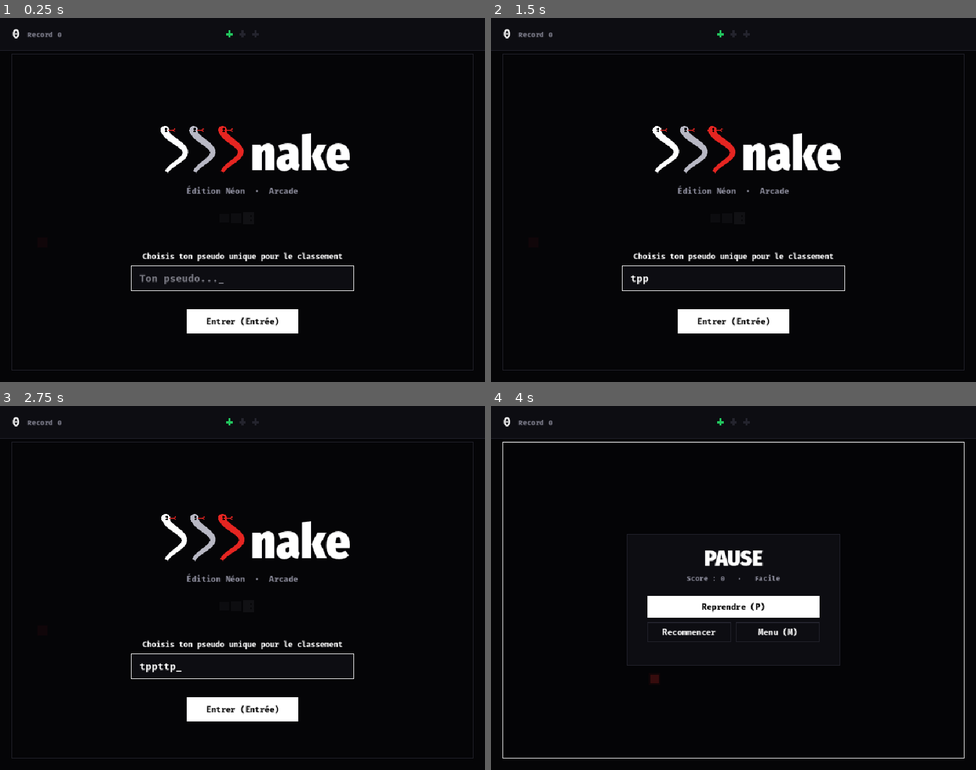
Above: before the commit, frames 1-4 (two rows, left to right).
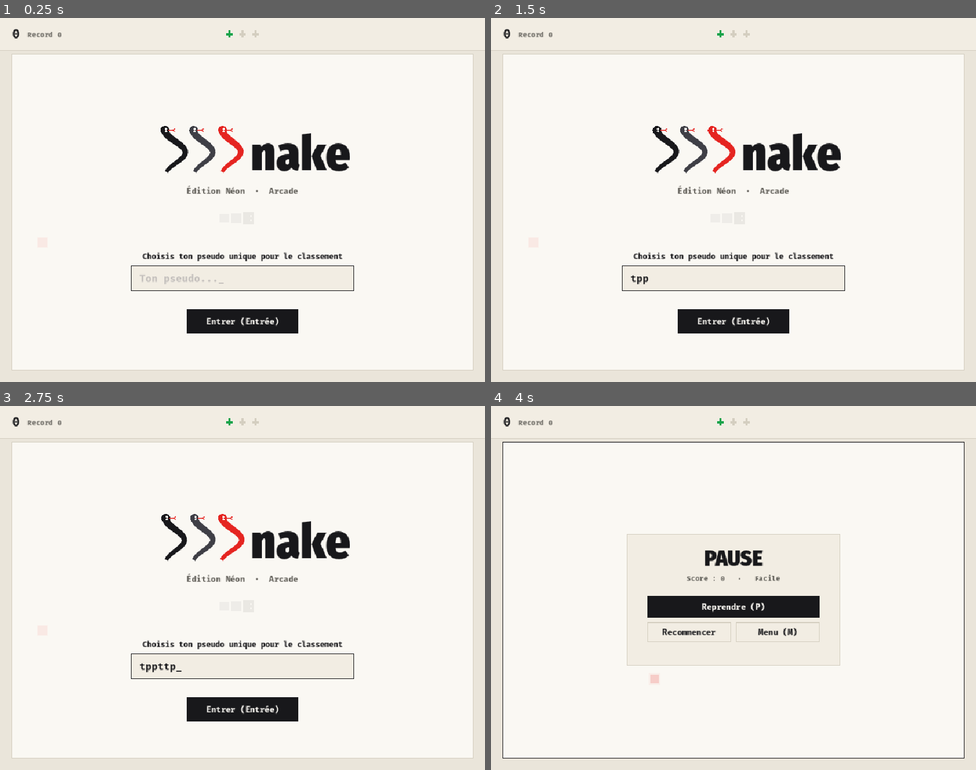
Above: after the commit, the same moments.

Repository: shinkiflinn-ops/snake
Game: Godot game, scene res://node_2d.tscn
Same seed, same stepped clock (60 frames per second), same inputs: the game is played once before the commit and once after it.
Inputs (mouse positions are in pixels of both pictures, inside the frame that each line leads up to):
- Up to frame 1 (0.25 s): no input
- Up to frame 2 (1.5 s): tap Enter at 0.5 s; move the mouse to (840, 181) at 0.52 s; hold Right 0.53-1.28 s; tap T at 0.6 s; click (840, 181) at 0.67 s; tap Space at 0.77 s; tap P at 0.8, 1.35 s; move the mouse to (636, 218) at 1.27 s; hold Down from 1.28 s (still down)
- Up to frame 3 (2.75 s): tap Space at 1.52 s; tap T at 1.55, 2.1 s; move the mouse to (291, 507) at 2.02 s; release Down at 2.03 s; hold Right from 2.03 s (still down); tap P at 2.3 s
- Up to frame 4 (4 s): move the mouse to (709, 660) at 2.77 s; release Right at 2.78 s; hold Up 2.78-3.53 s; tap P at 2.85, 3.8 s; click (709, 660) at 2.92 s; tap Space at 3.02, 3.77 s; tap T at 3.05 s; move the mouse to (879, 642) at 3.52 s; hold Left from 3.53 s (still down); tap Enter at 3.6 s

The runs differ from the first frame. In frame 1, 100% of the frame differs, in the area x 0-100%, y 0-100%; in frame 2, 100%; in frame 3, 100%; in frame 4, 100%.

Commit message:
Add 4 selectable color themes (Papier Creme, Bleu Nuit, Vert Sauge, Sable & Terracotta)

Diff:
--- a/snake.gd
+++ b/snake.gd
@@ -44,27 +44,133 @@
 	TypeBonus.VIE: 10,
 }
 
-# Palette de couleurs (tokens Hallmark : surfaces, bordures, texte, accents)
-const COULEUR_FOND := Color("#050507")
-const COULEUR_FOND_ARENE := Color("#000000")
-const COULEUR_SURFACE_UI := Color("#0d0d12")
-const COULEUR_SURFACE_SURVOL := Color("#16161f")
-const COULEUR_BORDURE_SUBTILE := Color("#23232d")
-const COULEUR_BORDURE := Color("#ffffff")
-const COULEUR_TETE := Color("#ffffff")
-const COULEUR_CORPS := Color("#b8b8c4")
-const COULEUR_CONSOMMABLE := Color("#e52521")
-const COULEUR_BOUCLIER := Color("#38bdf8")
-const COULEUR_VIE := Color("#22c55e")
-const COULEUR_FANTOME := Color("#a855f7")
-const COULEUR_COMBO_X2 := Color("#facc15")
-const COULEUR_RALENTI := Color("#f472b6")
-const COULEUR_CISEAUX := Color("#fb923c")
-const COULEUR_ENNEMI_TETE := Color("#ff2a2a")
-const COULEUR_ENNEMI_CORPS := Color("#991b1b")
-const COULEUR_TEXTE := Color("#ffffff")
-const COULEUR_TEXTE_MUTED := Color("#8a8a99")
-const COULEUR_TEXTE_INACTIF := Color("#444452")
+# Thèmes visuels (4 palettes complètes testables en direct avec T ou le bouton Thème)
+const THEMES := [
+	{
+		"nom": "Papier Crème",
+		"fond": Color("#eae5da"),
+		"arene": Color("#faf8f3"),
+		"surface": Color("#f2ede3"),
+		"survol": Color("#e5dfd2"),
+		"bordure_subtile": Color("#d4cec0"),
+		"bordure": Color("#18181b"),
+		"tete": Color("#18181b"),
+		"corps": Color("#3f3f46"),
+		"corps_fin": Color("#71717a"),
+		"oeil": Color("#faf8f3"),
+		"texte": Color("#18181b"),
+		"texte_muted": Color("#62605a"),
+		"texte_inactif": Color("#a8a29e"),
+		"overlay": Color(0.98, 0.97, 0.95, 0.93),
+		"bouton_prim_texte": Color("#faf8f3"),
+		"contour_bonus": Color("#18181b"),
+		"bouclier": Color("#0284c7"),
+		"vie": Color("#16a34a"),
+		"combo": Color("#d97706"),
+		"ralenti": Color("#db2777"),
+		"ciseaux": Color("#ea580c"),
+	},
+	{
+		"nom": "Bleu Nuit",
+		"fond": Color("#090e1a"),
+		"arene": Color("#0f172a"),
+		"surface": Color("#162036"),
+		"survol": Color("#1e293b"),
+		"bordure_subtile": Color("#28354d"),
+		"bordure": Color("#e2e8f0"),
+		"tete": Color("#f8fafc"),
+		"corps": Color("#cbd5e1"),
+		"corps_fin": Color("#64748b"),
+		"oeil": Color("#0f172a"),
+		"texte": Color("#f8fafc"),
+		"texte_muted": Color("#94a3b8"),
+		"texte_inactif": Color("#475569"),
+		"overlay": Color(0.06, 0.09, 0.16, 0.92),
+		"bouton_prim_texte": Color("#0f172a"),
+		"contour_bonus": Color("#f8fafc"),
+		"bouclier": Color("#38bdf8"),
+		"vie": Color("#22c55e"),
+		"combo": Color("#facc15"),
+		"ralenti": Color("#f472b6"),
+		"ciseaux": Color("#fb923c"),
+	},
+	{
+		"nom": "Vert Sauge",
+		"fond": Color("#dfe9e1"),
+		"arene": Color("#f5f9f5"),
+		"surface": Color("#e8f0e9"),
+		"survol": Color("#dae6dc"),
+		"bordure_subtile": Color("#c2d2c5"),
+		"bordure": Color("#14532d"),
+		"tete": Color("#14532d"),
+		"corps": Color("#166534"),
+		"corps_fin": Color("#4d7c5d"),
+		"oeil": Color("#f5f9f5"),
+		"texte": Color("#123524"),
+		"texte_muted": Color("#4a6b56"),
+		"texte_inactif": Color("#94ad9b"),
+		"overlay": Color(0.96, 0.98, 0.96, 0.93),
+		"bouton_prim_texte": Color("#f5f9f5"),
+		"contour_bonus": Color("#14532d"),
+		"bouclier": Color("#0284c7"),
+		"vie": Color("#15803d"),
+		"combo": Color("#d97706"),
+		"ralenti": Color("#db2777"),
+		"ciseaux": Color("#ea580c"),
+	},
+	{
+		"nom": "Sable & Terracotta",
+		"fond": Color("#e6ddd0"),
+		"arene": Color("#f8f4ec"),
+		"surface": Color("#eee7db"),
+		"survol": Color("#e2d9c9"),
+		"bordure_subtile": Color("#d0c5b4"),
+		"bordure": Color("#292524"),
+		"tete": Color("#292524"),
+		"corps": Color("#57534e"),
+		"corps_fin": Color("#8c857e"),
+		"oeil": Color("#f8f4ec"),
+		"texte": Color("#292524"),
+		"texte_muted": Color("#78716c"),
+		"texte_inactif": Color("#b5aca1"),
+		"overlay": Color(0.97, 0.96, 0.93, 0.93),
+		"bouton_prim_texte": Color("#f8f4ec"),
+		"contour_bonus": Color("#292524"),
+		"bouclier": Color("#0369a1"),
+		"vie": Color("#15803d"),
+		"combo": Color("#b45309"),
+		"ralenti": Color("#be185d"),
+		"ciseaux": Color("#c2410c"),
+	},
+]
+
+# Tokens actifs du thème courant
+var index_theme := 0
+var COULEUR_FOND := Color("#eae5da")
+var COULEUR_FOND_ARENE := Color("#faf8f3")
+var COULEUR_SURFACE_UI := Color("#f2ede3")
+var COULEUR_SURFACE_SURVOL := Color("#e5dfd2")
+var COULEUR_BORDURE_SUBTILE := Color("#d4cec0")
+var COULEUR_BORDURE := Color("#18181b")
+var COULEUR_TETE := Color("#18181b")
+var COULEUR_CORPS := Color("#3f3f46")
+var COULEUR_CORPS_FIN := Color("#71717a")
+var COULEUR_OEIL := Color("#faf8f3")
+var COULEUR_CONSOMMABLE := Color("#e52521")
+var COULEUR_BOUCLIER := Color("#0284c7")
+var COULEUR_VIE := Color("#16a34a")
+var COULEUR_FANTOME := Color("#9333ea")
+var COULEUR_COMBO_X2 := Color("#d97706")
+var COULEUR_RALENTI := Color("#db2777")
+var COULEUR_CISEAUX := Color("#ea580c")
+var COULEUR_ENNEMI_TETE := Color("#ff2a2a")
+var COULEUR_ENNEMI_CORPS := Color("#991b1b")
+var COULEUR_TEXTE := Color("#18181b")
+var COULEUR_TEXTE_MUTED := Color("#62605a")
+var COULEUR_TEXTE_INACTIF := Color("#a8a29e")
+var COULEUR_OVERLAY := Color(0.98, 0.97, 0.95, 0.93)
+var COULEUR_BOUTON_PRIM_TEXTE := Color("#faf8f3")
+var COULEUR_CONTOUR_BONUS := Color("#18181b")
 const CHEMIN_SAUVEGARDE := "user://snake_save.cfg"
 const CHEMIN_CLASSEMENT := "user://snake_classement.json"
 const URL_FIREBASE_DB := ""  # Optionnel : URL Firebase Realtime DB pour synchro en ligne
@@ -141,11 +247,38 @@
 var survol_action := ""
 
 
+func _appliquer_theme(idx: int) -> void:
+	index_theme = posmod(idx, THEMES.size())
+	var t: Dictionary = THEMES[index_theme]
+	COULEUR_FOND = t["fond"]
+	COULEUR_FOND_ARENE = t["arene"]
+	COULEUR_SURFACE_UI = t["surface"]
+	COULEUR_SURFACE_SURVOL = t["survol"]
+	COULEUR_BORDURE_SUBTILE = t["bordure_subtile"]
+	COULEUR_BORDURE = t["bordure"]
+	COULEUR_TETE = t["tete"]
+	COULEUR_CORPS = t["corps"]
+	COULEUR_CORPS_FIN = t["corps_fin"]
+	COULEUR_OEIL = t["oeil"]
+	COULEUR_TEXTE = t["texte"]
+	COULEUR_TEXTE_MUTED = t["texte_muted"]
+	COULEUR_TEXTE_INACTIF = t["texte_inactif"]
+	COULEUR_OVERLAY = t["overlay"]
+	COULEUR_BOUTON_PRIM_TEXTE = t["bouton_prim_texte"]
+	COULEUR_CONTOUR_BONUS = t["contour_bonus"]
+	COULEUR_BOUCLIER = t["bouclier"]
+	COULEUR_VIE = t["vie"]
+	COULEUR_COMBO_X2 = t["combo"]
+	COULEUR_RALENTI = t["ralenti"]
+	COULEUR_CISEAUX = t["ciseaux"]
+	RenderingServer.set_default_clear_color(COULEUR_FOND)
+
+
 func _ready() -> void:
-	RenderingServer.set_default_clear_color(COULEUR_FOND)
 	police_ui = load("res://fonts/FiraMono-Bold.otf") if ResourceLoader.exists("res://fonts/FiraMono-Bold.otf") else ThemeDB.fallback_font
 	police_titre = load("res://fonts/FiraSansCondensed-Heavy.otf") if ResourceLoader.exists("res://fonts/FiraSansCondensed-Heavy.otf") else police_ui
 	_charger_meilleur_score()
+	_appliquer_theme(index_theme)
 	_charger_classement_local()
 	_initialiser_audio()
 
@@ -482,6 +615,11 @@
 			_actualiser_classement()
 			_jouer_son(son_demarrer, 1.1)
 			queue_redraw()
+		"theme":
+			_appliquer_theme(index_theme + 1)
+			_sauvegarder_meilleur_score()
+			_jouer_son(son_demarrer, 1.0 + index_theme * 0.06)
+			queue_redraw()
 		"jouer", "rejouer":
 			minuteur.paused = false
 			minuteur_bonus.paused = false
@@ -540,6 +678,9 @@
 		if evenement.physical_keycode == KEY_C:
 			_executer_action_ui("classement")
 			return
+		if evenement.physical_keycode == KEY_T:
+			_executer_action_ui("theme")
+			return
 		if evenement.keycode == KEY_ENTER or evenement.keycode == KEY_SPACE:
 			_executer_action_ui("jouer")
 		return
@@ -566,6 +707,10 @@
 
 	if evenement.keycode == KEY_P or evenement.keycode == KEY_ESCAPE:
 		_basculer_pause()
+		return
+
+	if evenement.physical_keycode == KEY_T:
+		_executer_action_ui("theme")
 		return
 
 	if etat_jeu == EtatJeu.PAUSE:
@@ -897,6 +1042,7 @@
 	var config := ConfigFile.new()
 	if config.load(CHEMIN_SAUVEGARDE) == OK:
 		pseudo_joueur = str(config.get_value("joueur", "pseudo", "")).strip_edges()
+		index_theme = clampi(int(config.get_value("prefs", "theme", 0)), 0, THEMES.size() - 1)
 		meilleurs_scores[Difficulte.FACILE] = int(config.get_value("scores", "facile", config.get_value("scores", "meilleur", 0)))
 		meilleurs_scores[Difficulte.DIFFICILE] = int(config.get_value("scores", "difficile", 0))
 	meilleur_score = int(meilleurs_scores[difficulte])
@@ -905,6 +1051,7 @@
 func _sauvegarder_meilleur_score() -> void:
 	var config := ConfigFile.new()
 	config.set_value("joueur", "pseudo", pseudo_joueur)
+	config.set_value("prefs", "theme", index_theme)
 	config.set_value("scores", "facile", meilleurs_scores[Difficulte.FACILE])
 	config.set_value("scores", "difficile", meilleurs_scores[Difficulte.DIFFICILE])
 	config.save(CHEMIN_SAUVEGARDE)
@@ -1206,7 +1353,7 @@
 			])
 			draw_colored_polygon(losange, COULEUR_BOUCLIER)
 			var contour := PackedVector2Array([losange[0], losange[1], losange[2], losange[3], losange[0]])
-			draw_polyline(contour, COULEUR_TETE, 1.5, true)
+			draw_polyline(contour, COULEUR_CONTOUR_BONUS, 1.5, true)
 		TypeBonus.VIE:
 			# Croix verte (+)
 			var epaisseur := demi * 0.6
@@ -1214,9 +1361,9 @@
 			draw_rect(Rect2(centre.x - epaisseur * 0.5, centre.y - longueur * 0.5, epaisseur, longueur), COULEUR_VIE)
 			draw_rect(Rect2(centre.x - longueur * 0.5, centre.y - epaisseur * 0.5, longueur, epaisseur), COULEUR_VIE)
 		TypeBonus.FANTOME:
-			# Anneau violet (cercle creux) avec point central blanc
+			# Anneau violet (cercle creux) avec point central contrasté
 			draw_arc(centre, demi - 1.0, 0.0, TAU, 24, COULEUR_FANTOME, 3.0, true)
-			draw_circle(centre, 2.5, COULEUR_TETE)
+			draw_circle(centre, 2.5, COULEUR_CONTOUR_BONUS)
 		TypeBonus.COMBO_X2:
 			# Triangle doré pointé vers le haut
 			var triangle := PackedVector2Array([
@@ -1226,7 +1373,7 @@
 			])
 			draw_colored_polygon(triangle, COULEUR_COMBO_X2)
 			var contour_tri := PackedVector2Array([triangle[0], triangle[1], triangle[2], triangle[0]])
-			draw_polyline(contour_tri, COULEUR_TETE, 1.2, true)
+			draw_polyline(contour_tri, COULEUR_CONTOUR_BONUS, 1.2, true)
 		TypeBonus.RALENTI:
 			# Sablier rose néon (deux triangles opposés)
 			var sablier_haut := PackedVector2Array([
@@ -1241,13 +1388,13 @@
 			])
 			draw_colored_polygon(sablier_haut, COULEUR_RALENTI)
 			draw_colored_polygon(sablier_bas, COULEUR_RALENTI)
-			draw_polyline(PackedVector2Array([sablier_haut[0], sablier_haut[1], sablier_bas[2], sablier_bas[1], sablier_haut[0]]), COULEUR_TETE, 1.2, true)
+			draw_polyline(PackedVector2Array([sablier_haut[0], sablier_haut[1], sablier_bas[2], sablier_bas[1], sablier_haut[0]]), COULEUR_CONTOUR_BONUS, 1.2, true)
 		TypeBonus.CISEAUX:
 			# Deux lames croisées en X orange néon
 			var d := demi * 0.82
 			draw_line(centre + Vector2(-d, -d), centre + Vector2(d, d), COULEUR_CISEAUX, 3.2, true)
 			draw_line(centre + Vector2(d, -d), centre + Vector2(-d, d), COULEUR_CISEAUX, 3.2, true)
-			draw_circle(centre, 2.2, COULEUR_TETE)
+			draw_circle(centre, 2.2, COULEUR_CONTOUR_BONUS)
 
 
 func _dessiner_bonus(bonus: Dictionary) -> void:
@@ -1295,9 +1442,9 @@
 	var couleur_txt := COULEUR_TEXTE
 
 	if primaire:
-		fond = accent if not survole else accent.lightened(0.15)
+		fond = accent if not survole else accent.lerp(COULEUR_TEXTE_MUTED, 0.2)
 		bord = fond
-		couleur_txt = COULEUR_FOND_ARENE
+		couleur_txt = COULEUR_BOUTON_PRIM_TEXTE
 	elif survole:
 		fond = COULEUR_SURFACE_SURVOL
 		bord = accent
@@ -1334,8 +1481,8 @@
 	var r_tete := epaisseur * 0.62
 	draw_circle(tete, r_tete, couleur_corps)
 	# Yeux
-	draw_circle(tete + Vector2(r_tete * 0.25, -r_tete * 0.28), maxf(1.5, r_tete * 0.24), COULEUR_FOND_ARENE)
-	draw_circle(tete + Vector2(r_tete * 0.25, r_tete * 0.28), maxf(1.5, r_tete * 0.24), COULEUR_FOND_ARENE)
+	draw_circle(tete + Vector2(r_tete * 0.25, -r_tete * 0.28), maxf(1.5, r_tete * 0.24), COULEUR_OEIL)
+	draw_circle(tete + Vector2(r_tete * 0.25, r_tete * 0.28), maxf(1.5, r_tete * 0.24), COULEUR_OEIL)
 	# Petite langue fourchue rouge
 	var base_langue := tete + Vector2(r_tete * 0.85, 0.0)
 	var pointe := base_langue + Vector2(r_tete * 0.95, 0.0)
@@ -1426,7 +1573,7 @@
 	if afficher_serpent:
 		for i in serpent.size():
 			var t_seg := float(i) / total_segs
-			var couleur := COULEUR_TETE if i == 0 else COULEUR_CORPS.lerp(Color("#7a7a88"), t_seg * 0.65)
+			var couleur := COULEUR_TETE if i == 0 else COULEUR_CORPS.lerp(COULEUR_CORPS_FIN, t_seg * 0.65)
 			if en_fantome:
 				couleur = couleur.lerp(COULEUR_FANTOME, 0.45)
 				couleur.a = 0.65
@@ -1436,7 +1583,7 @@
 			if en_fantome:
 				draw_rect(rect_segment, COULEUR_FANTOME, false, 1.5)
 			if i == 0:
-				_dessiner_yeux_serpent(rect_segment, direction, COULEUR_FOND_ARENE)
+				_dessiner_yeux_serpent(rect_segment, direction, COULEUR_OEIL)
 				if a_bouclier:
 					draw_rect(rect_segment, COULEUR_BOUCLIER, false, 2.5)
 
@@ -1502,7 +1649,7 @@
 
 	# 11. Écrans d'état (Pseudo, Menu Titre 2 colonnes, Classement, Pause, Game Over)
 	if etat_jeu == EtatJeu.PSEUDO:
-		draw_rect(rect_arene, Color(0.02, 0.02, 0.03, 0.95))
+		draw_rect(rect_arene, COULEUR_OVERLAY)
 		var hauteur_logo := 82.0
 		var largeur_logo_approx := hauteur_logo * 3.8
 		var x_logo := ORIGINE_GRILLE.x + (largeur_arene - largeur_logo_approx) * 0.5
@@ -1532,7 +1679,7 @@
 		_dessiner_bouton(police, "valider_pseudo", Rect2(x_box + 110.0, y_box + 86.0, 220.0, 46.0), "Entrer (Entrée)", true, COULEUR_TETE)
 
 	elif etat_jeu == EtatJeu.MENU:
-		draw_rect(rect_arene, Color(0.02, 0.02, 0.03, 0.92))
+		draw_rect(rect_arene, COULEUR_OVERLAY)
 
 		var x_col_g := ORIGINE_GRILLE.x + 48.0
 		var w_col_g := 360.0
@@ -1561,13 +1708,14 @@
 			draw_string(police, Vector2(x_col_g, y_seg + 102.0), "Meilleur score : %d" % meilleur_score,
 				HORIZONTAL_ALIGNMENT_LEFT, w_col_g, 18, COULEUR_COMBO_X2)
 
-		# Boutons Jouer + Classement
-		var y_btn := y_top + 256.0
+		# Boutons Jouer + Classement + Thème
+		var y_btn := y_top + 252.0
 		_dessiner_bouton(police, "jouer", Rect2(x_col_g, y_btn, 180.0, 50.0), "Jouer", true, COULEUR_TETE)
 		_dessiner_bouton(police, "classement", Rect2(x_col_g + 194.0, y_btn, 150.0, 50.0), "Rangs (C)", false, COULEUR_COMBO_X2)
-		draw_string(police, Vector2(x_col_g, y_btn + 78.0), "Entrée ou Espace pour lancer", HORIZONTAL_ALIGNMENT_LEFT, w_col_g, 13, COULEUR_TEXTE_MUTED)
+		var nom_theme: String = THEMES[index_theme]["nom"]
+		_dessiner_bouton(police, "theme", Rect2(x_col_g, y_btn + 62.0, 344.0, 38.0), "Thème : %s (T)" % nom_theme, false, COULEUR_BOUCLIER)
 		draw_string(police, Vector2(x_col_g, ORIGINE_GRILLE.y + hauteur_arene - 40.0), "Flèches / ZQSD : diriger   ·   P / Échap : pause",
-			HORIZONTAL_ALIGNMENT_LEFT, w_col_g + 80.0, 13, COULEUR_TEXTE_INACTIF.lightened(0.25))
+			HORIZONTAL_ALIGNMENT_LEFT, w_col_g + 80.0, 13, COULEUR_TEXTE_MUTED)
 
 		# Colonne droite : Panneau des consommables
 		var x_panel := ORIGINE_GRILLE.x + 448.0
@@ -1605,7 +1753,7 @@
 			draw_string(police, Vector2(x_txt, y_item + 17.0), item[2], HORIZONTAL_ALIGNMENT_LEFT, -1, 13, COULEUR_TEXTE_MUTED)
 
 	elif etat_jeu == EtatJeu.CLASSEMENT:
-		draw_rect(rect_arene, Color(0.02, 0.02, 0.03, 0.94))
+		draw_rect(rect_arene, COULEUR_OVERLAY)
 		var w_modal := 640.0
 		var h_modal := 520.0
 		var rect_modal := Rect2(ORIGINE_GRILLE.x + (largeur_arene - w_modal) * 0.5, ORIGINE_GRILLE.y + (hauteur_arene - h_modal) * 0.5, w_modal, h_modal)
@@ -1635,9 +1783,9 @@
 		for idx in max_affiches:
 			var entree: Dictionary = liste[idx]
 			var est_moi := str(entree["pseudo"]).to_lower() == pseudo_joueur.to_lower()
-			var couleur_rang := COULEUR_COMBO_X2 if idx == 0 else (Color("#d4d4d8") if idx == 1 else (Color("#fb923c") if idx == 2 else COULEUR_TEXTE_MUTED))
+			var couleur_rang := COULEUR_COMBO_X2 if idx == 0 else (COULEUR_TEXTE_MUTED if idx == 1 else (COULEUR_CISEAUX if idx == 2 else COULEUR_TEXTE_MUTED))
 			if est_moi:
-				draw_rect(Rect2(rect_modal.position.x + 24.0, y_ligne - 18.0, w_modal - 48.0, 28.0), Color(1, 1, 1, 0.06))
+				draw_rect(Rect2(rect_modal.position.x + 24.0, y_ligne - 18.0, w_modal - 48.0, 28.0), Color(COULEUR_TEXTE.r, COULEUR_TEXTE.g, COULEUR_TEXTE.b, 0.08))
 			draw_string(police, Vector2(rect_modal.position.x + 36.0, y_ligne), "#%d" % (idx + 1), HORIZONTAL_ALIGNMENT_LEFT, 56.0, 16, couleur_rang)
 			draw_string(police, Vector2(rect_modal.position.x + 96.0, y_ligne), str(entree["pseudo"]) + (" (toi)" if est_moi else ""),
 				HORIZONTAL_ALIGNMENT_LEFT, 360.0, 16, COULEUR_TETE if est_moi else COULEUR_CORPS)
@@ -1650,7 +1798,9 @@
 		_dessiner_bouton(police, "menu", Rect2(rect_modal.position.x + w_modal - 198.0, y_bas, 170.0, 38.0), "Retour (Échap)", true, COULEUR_TETE)
 
 	elif etat_jeu == EtatJeu.PAUSE:
-		draw_rect(rect_arene, Color(0.02, 0.02, 0.03, 0.78))
+		var fond_pause := COULEUR_OVERLAY
+		fond_pause.a = 0.80
+		draw_rect(rect_arene, fond_pause)
 		var w_modal := 420.0
 		var h_modal := 260.0
 		var rect_modal := Rect2(ORIGINE_GRILLE.x + (largeur_arene - w_modal) * 0.5, ORIGINE_GRILLE.y + (hauteur_arene - h_modal) * 0.5, w_modal, h_modal)
@@ -1669,7 +1819,9 @@
 		_dessiner_bouton(police, "menu", Rect2(x_btn_m + w_btn_m * 0.5 + 6.0, rect_modal.position.y + 174.0, w_btn_m * 0.5 - 6.0, 38.0), "Menu (M)", false, COULEUR_TEXTE_MUTED)
 
 	elif etat_jeu == EtatJeu.GAME_OVER:
-		draw_rect(rect_arene, Color(0.02, 0.02, 0.03, 0.82))
+		var fond_go := COULEUR_OVERLAY
+		fond_go.a = 0.84
+		draw_rect(rect_arene, fond_go)
 		var w_modal := 440.0
 		var h_modal := 270.0
 		var rect_modal := Rect2(ORIGINE_GRILLE.x + (largeur_arene - w_modal) * 0.5, ORIGINE_GRILLE.y + (hauteur_arene - h_modal) * 0.5, w_modal, h_modal)
